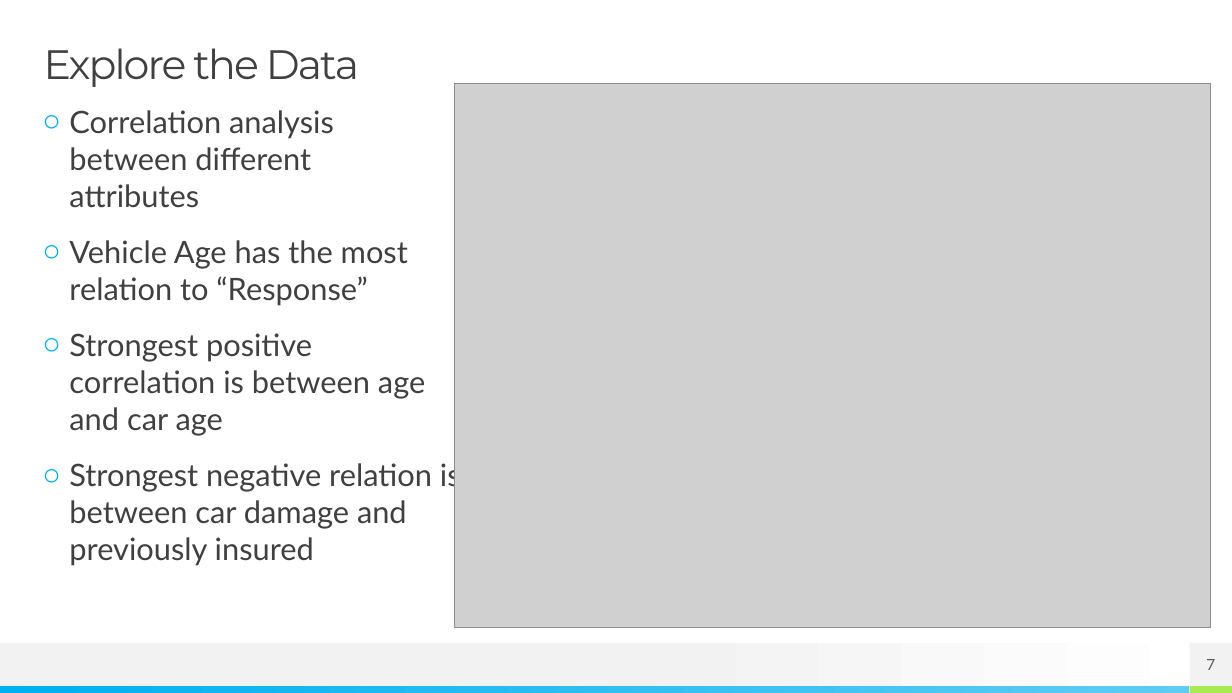
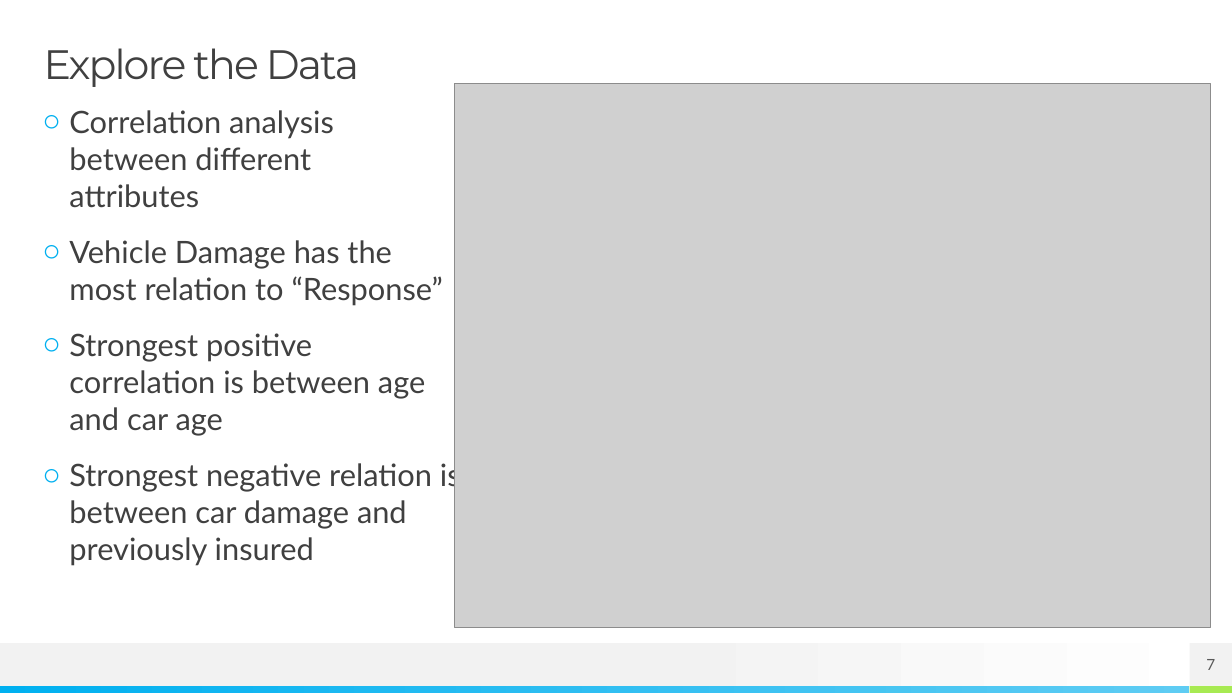
Before and after one commit to szerpa17/cross-sell-predictions, a slide deck: slide 7 of project-presentation.pptx. Drawn at 1232x693 pixels with LibreOffice and Linux fonts; fonts in the diff are those of the drawing; grey boxes stand for pictures. Boxes give left, top, right and bottom in pixels: in the first picture for what was removed or moved away, otherwise in the second. Text is boxed around its words. In the diff, an @@ line names an element or a change of style, - is before the commit and + after.

Commit message:
slide update

```diff
--- a/project-presentation.pptx
+++ b/project-presentation.pptx
@@ text at (69,240,443,306): text changed @@
-○ Vehicle Age has the most relation to “Response”
+○ Vehicle Damage has the most relation to “Response”
```
